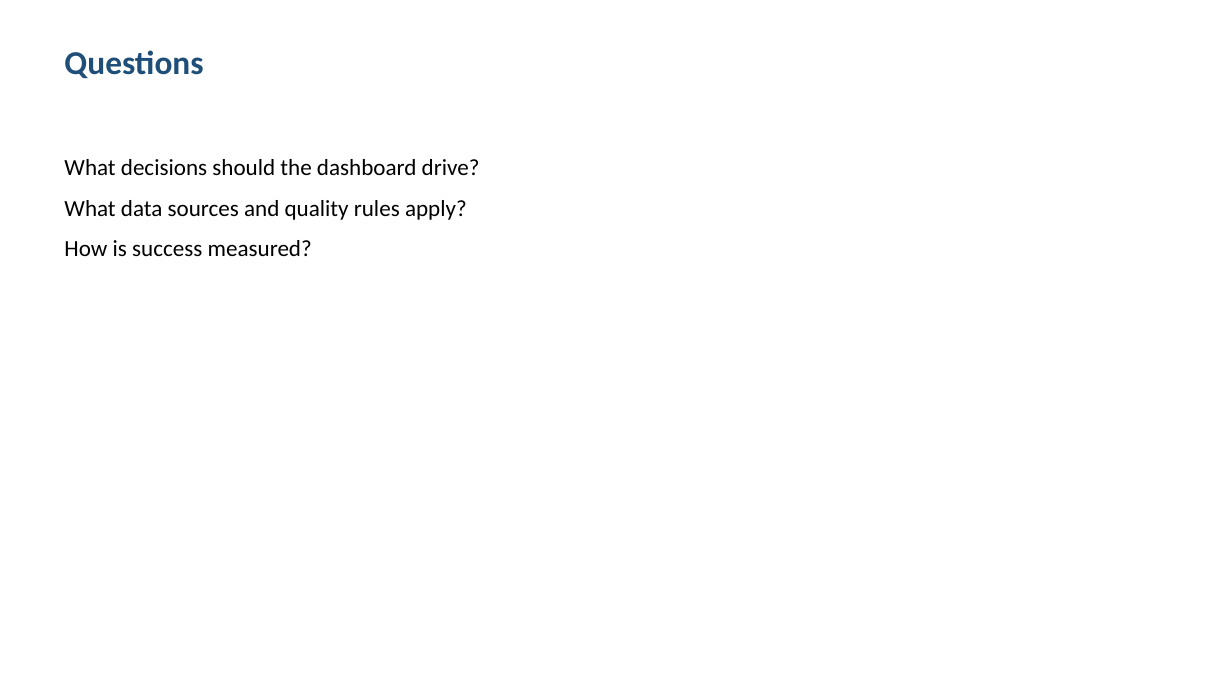
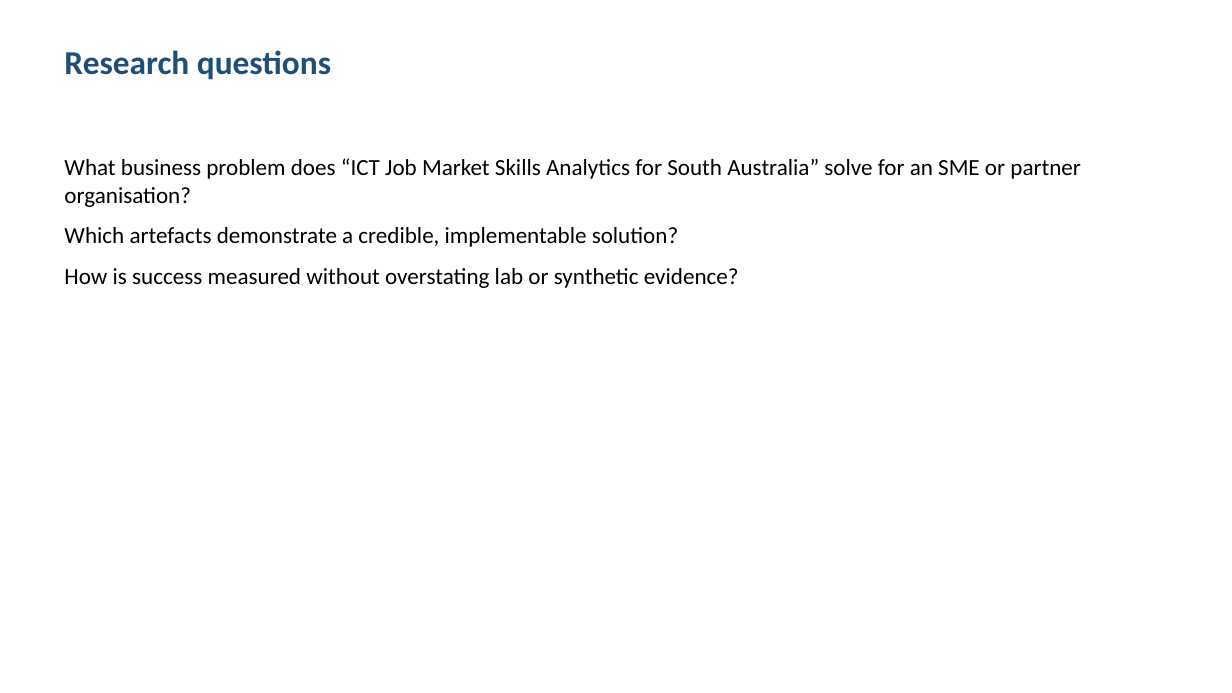
Before and after one commit to shohrabniaz/sa-ict-job-skills-analytics, a slide deck: slide 2 of Final_Submission/02_Presentation.pptx. Drawn at 1232x693 pixels with LibreOffice and Linux fonts; fonts in the diff are those of the drawing. Boxes give left, top, right and bottom in pixels: in the first picture for what was removed or moved away, otherwise in the second. Text is boxed around its words. In the diff, an @@ line names an element or a change of style, - is before the commit and + after.

```diff
--- a/Final_Submission/02_Presentation.pptx
+++ b/Final_Submission/02_Presentation.pptx
@@ text at <box>64,50,331,80</box>: text changed @@
-Questions
+Research questions
@@ text at <box>64,158,1081,288</box>: text changed @@
-What decisions should the dashboard drive?
-What data sources and quality rules apply?
-How is success measured?
+What business problem does “ICT Job Market Skills Analytics for South Australia” solve for an SME or partner organisation?
+Which artefacts demonstrate a credible, implementable solution?
+How is success measured without overstating lab or synthetic evidence?
```
Also in this commit, not shown: 3 other slides changed, 12 other files.
